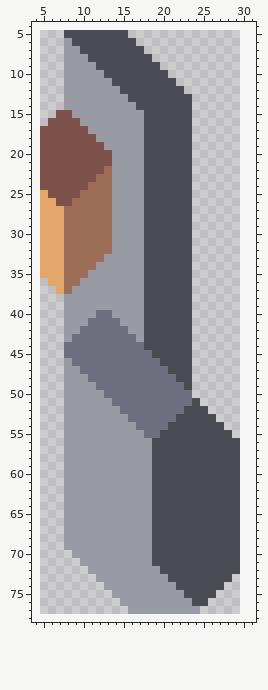
Edited in one commit: sprite sheet (assets/sprites/blocks/turrets/clevicure/clevicure-top-l.png). That is the earlier state.
The file is 25x73 pixels. Shown: x 4..31, y 4..78. The old version is drawn lined up with the new one, on the new canvas.
And afterwards:
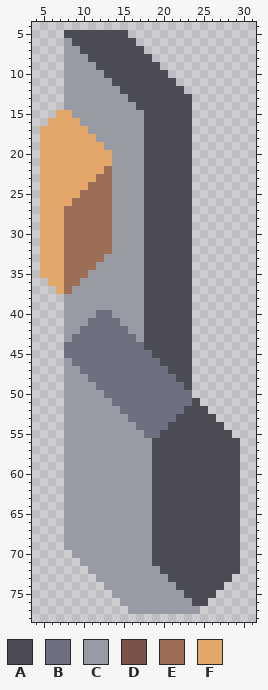
Palette (. is transparent): A #4a4b53  B #6e7080  C #989aa4  D #7c514a  E #9c6d57  F #e3a76a
Diff:
canvas 25x73 -> 35x83, the old top-left corner now at 5,5
@@ x 4..15 @@
 14 ....CCCCCCCC
-15 ...DDCCCCCCC
-16 ..DDDDCCCCCC
-17 .DDDDDDCCCCC
-18 .DDDDDDDCCCC
-19 .DDDDDDDDCCC
-20 .DDDDDDDDDCC
-21 .DDDDDDDDDCC
-22 .DDDDDDDDECC
-23 .DDDDDDDEECC
-24 .DDDDDDEEECC
-25 .FDDDDEEEECC
-26 .FFDDEEEEECC
+15 ...FFCCCCCCC
+16 ..FFFFCCCCCC
+17 .FFFFFFCCCCC
+18 .FFFFFFFCCCC
+19 .FFFFFFFFCCC
+20 .FFFFFFFFFCC
+21 .FFFFFFFFFCC
+22 .FFFFFFFFECC
+23 .FFFFFFFEECC
+24 .FFFFFFEEECC
+25 .FFFFFEEEECC
+26 .FFFFEEEEECC
 27 .FFFEEEEEECC
Changed places in both pictures, as pixel boxes (x1, y1, x2, y2):
changed: (40, 110, 112, 206)
